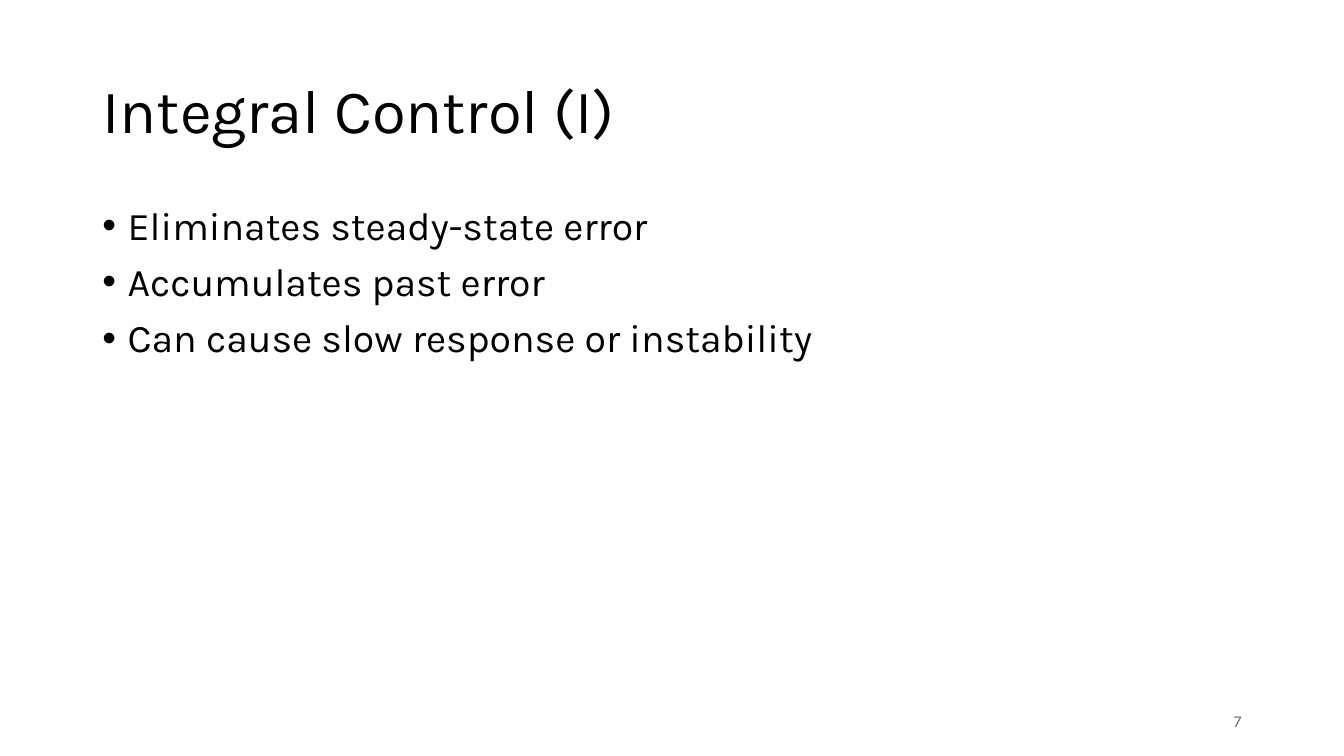
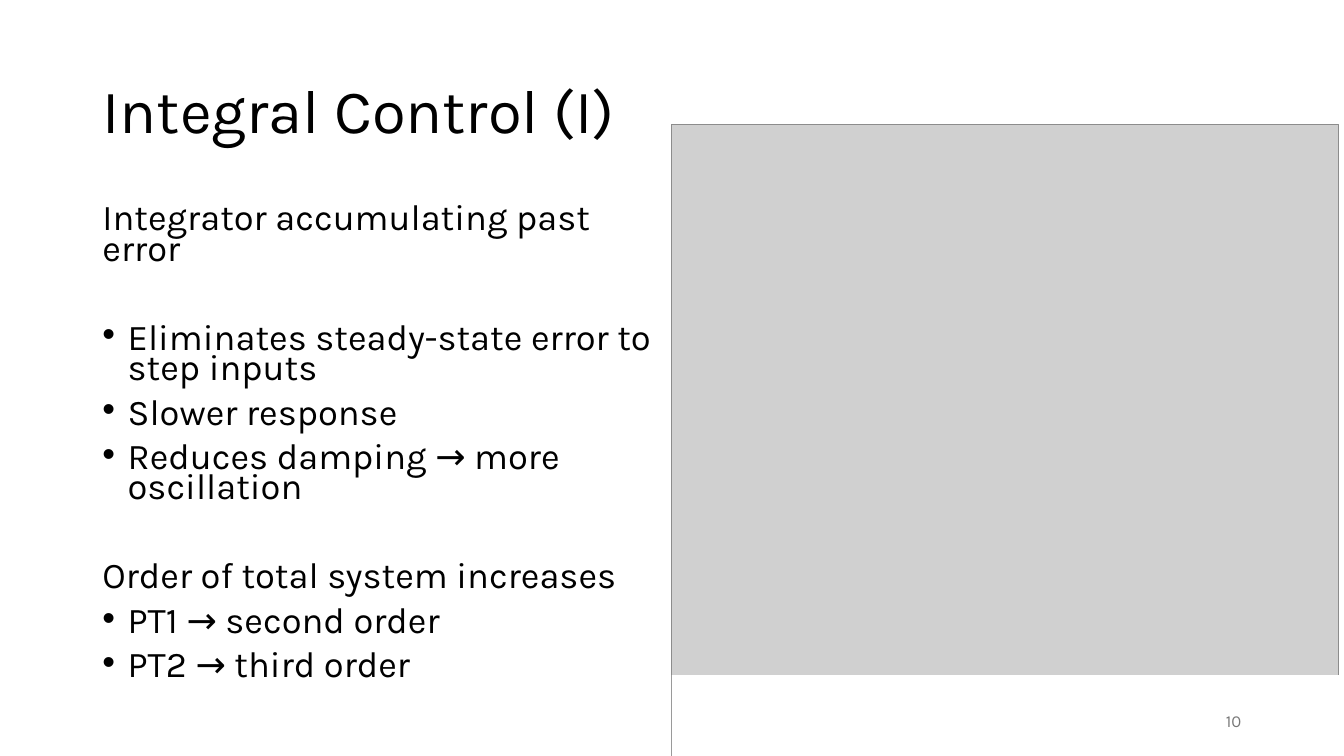
Before and after one commit to FelixWick/control_engineering, a slide deck: slide 10 of slides/2_continuous_controllers.pptx (slide 7 before the commit). Drawn at 1344x756 pixels with LibreOffice and Linux fonts; fonts in the diff are those of the drawing; grey boxes stand for pictures. Boxes give left, top, right and bottom in pixels: in the first picture for what was removed or moved away, otherwise in the second. Text is boxed around its words. In the diff, an @@ line names an element or a change of style, - is before the commit and + after.

Commit message:
time-domain control

```diff
--- a/slides/2_continuous_controllers.pptx
+++ b/slides/2_continuous_controllers.pptx
@@ picture added at [673, 124, 1340, 756] @@
@@ text at [102, 205, 650, 678]: text changed; size 28 to 25.9 pt @@
-• Eliminates steady-state error
-• Accumulates past error
-• Can cause slow response or instability
+Integrator accumulating past error
+• Eliminates steady-state error to step inputs
+• Slower response
+• Reduces damping → more oscillation
+Order of total system increases
+• PT1 → second order
+• PT2 → third order
@@ rectangle added at [673, 676, 1340, 756], fill #FFFFFF @@
@@ page number at [1226, 716, 1241, 727]: text changed @@
-7
+10
```
Also in this commit, not shown: 6 other slides changed, 4 slides added, 2 slides removed, 3 other files.
